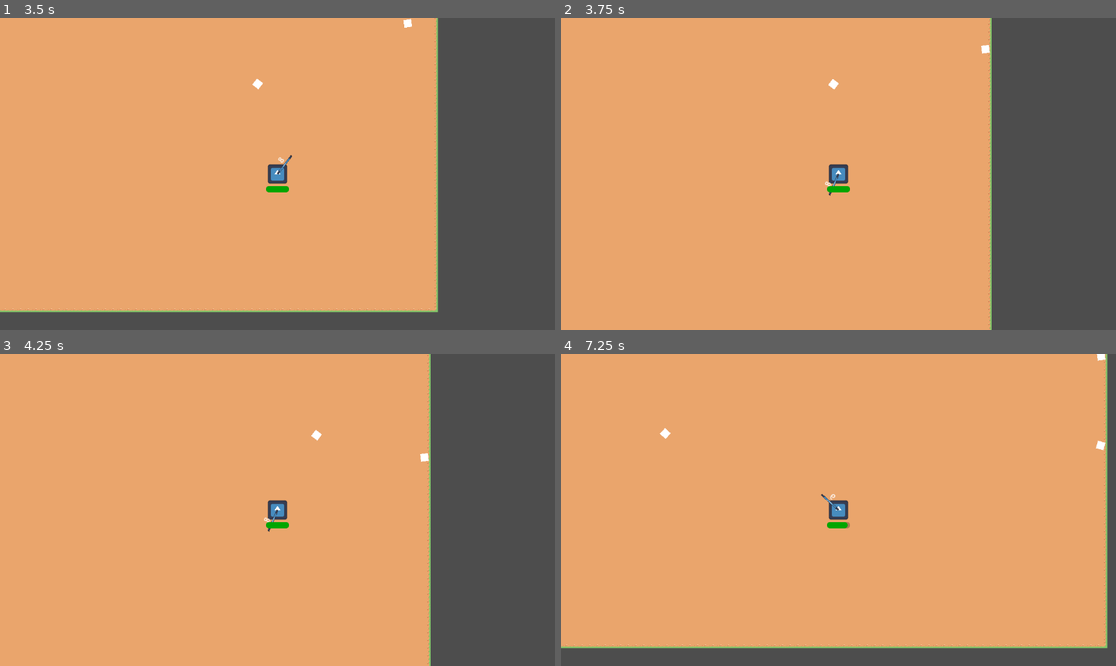
Above: before the commit, frames 1-4 (two rows, left to right).
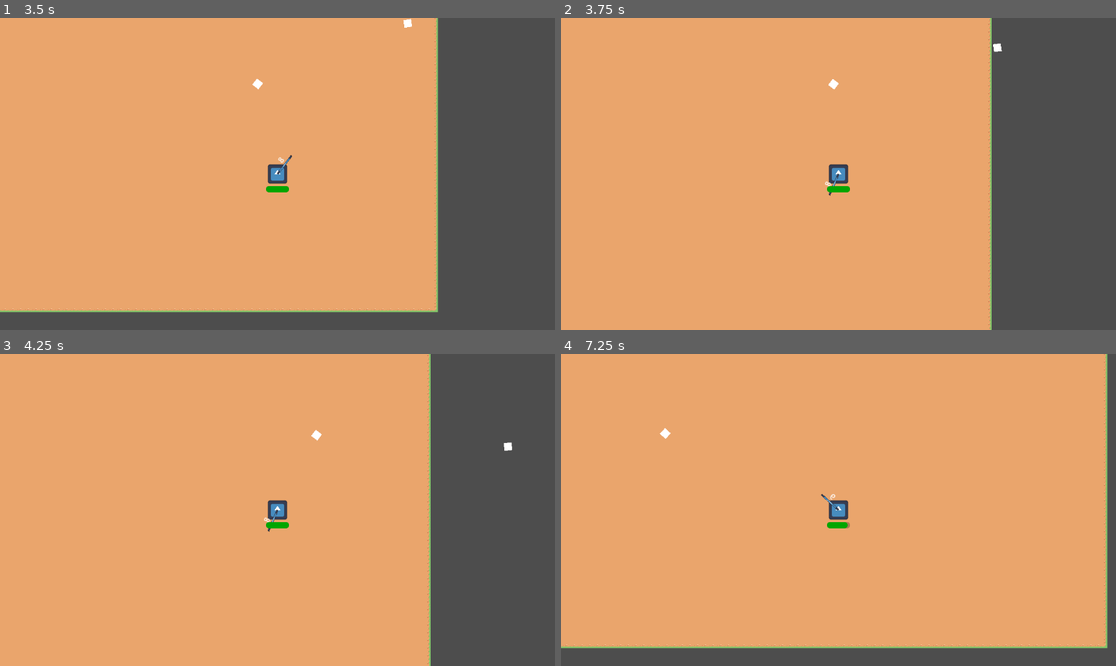
Above: after the commit, the same moments.

Repository: elloco02/gae-final-assignment
Game: Godot game, scene res://main_menu/main_menu.tscn
The game is run twice, just before and just after one commit, with the same random seed, the same clock (stepped at 60 frames per second) and the same inputs. The engine's default icon, where the game draws it, is replaced by a stand-in: a white triangle on a blue panel in a dark square.
Inputs (mouse positions are in pixels of both pictures, inside the frame that each line leads up to):
- Up to frame 1 (3.5 s): click "Start Game" at 0.5 s; tap Enter at 1.25 s; move the mouse to (399, 158) at 1.27 s; hold D (right) 1.28-2.03 s; click (399, 158) at 1.35 s; move the mouse to (166, 189) at 2.02 s; hold S (down) 2.03-2.78 s; click (166, 189) at 2.1 s; move the mouse to (333, 105) at 2.77 s; hold D (right) from 2.78 s (still down); click (333, 105) at 2.85 s
- Up to frame 2 (3.75 s): move the mouse to (810, 236) at 3.52 s; release D (right) at 3.53 s; hold W (up) from 3.53 s (still down); click (810, 236) at 3.6 s
- Up to frame 3 (4.25 s): keep holding W (up)
- Up to frame 4 (7.25 s): move the mouse to (1005, 556) at 4.27 s; release W (up) at 4.28 s; hold A (left) 4.28-5.78 s; click (1005, 556) at 4.35 s; tap R (reload) at 4.9 s; move the mouse to (672, 463) at 5.02 s; click (672, 463) at 5.1 s; tap Space at 5.75 s; move the mouse to (866, 510) at 5.77 s; hold S (down) 5.78-6.53 s; click (866, 510) at 5.85 s; move the mouse to (755, 432) at 6.52 s; hold D (right) from 6.53 s (still down); click (755, 432) at 6.6 s

Frame 1 is identical in both runs. In frame 2, less than 0.1% of the frame differs, in the area x 75-80%, y 8-12%; in frame 3, less than 0.1%, in the area x 75-93%, y 28-35%; in frame 4, less than 0.1%.

Commit message:
fix: bullet

Diff:
--- a/neues-spiel/weapon/bullet.gd
+++ b/neues-spiel/weapon/bullet.gd
@@ -1,35 +1,28 @@
 class_name Bullet
-extends CharacterBody2D
+extends Area2D
 
-@export var hitbox_component: HitboxComponent
+@export var weapon_attack: WeaponAttack
+
 var current_pierce_count: int = 0
-var damage: float
-var max_pierce: int
-var speed: float
-var weapon_attack: WeaponAttack
+
 
 func _ready():
-	if hitbox_component:
-		hitbox_component.hit_enemy.connect(on_enemy_hit)
-	# get bullet stats
-	damage = weapon_attack.damage
-	max_pierce = weapon_attack.max_pierce
-	speed = weapon_attack.speed
-	print("Bullet speed: ", speed)
+	self.area_entered.connect(_on_area_entered)
+	print("Bullet speed: ", weapon_attack.speed)
+
 
 # move bullet in shooting direction and check collisions
 func _physics_process(delta: float) -> void:
 	var direction = Vector2.RIGHT.rotated(rotation)
-	velocity = direction * speed
-	var collider = move_and_collide(velocity * delta)
-	# collision with Enemy
-	if collider and collider is Enemy:
-		on_enemy_hit()
+	var velocity = direction * weapon_attack.speed
+	position += velocity * delta
+
 
 # when Enemy is hit
-func on_enemy_hit():
-	# increase current_pierce_count
+func _on_area_entered(area: Area2D):
+	if not area is HitboxComponent:
+		return
+
 	current_pierce_count += 1
-	# destroy bullet when max_piece reached
-	if current_pierce_count >= max_pierce:
+	if current_pierce_count >= weapon_attack.max_pierce:
 		queue_free()
--- a/neues-spiel/weapon/bullet.tscn
+++ b/neues-spiel/weapon/bullet.tscn
@@ -5,7 +5,9 @@
 [sub_resource type="RectangleShape2D" id="RectangleShape2D_mkf8s"]
 size = Vector2(16, 16)
 
-[node name="Bullet" type="CharacterBody2D"]
+[node name="Bullet" type="Area2D"]
+collision_layer = 18
+collision_mask = 4
 script = ExtResource("1_mkf8s")
 
 [node name="ColorRect" type="ColorRect" parent="."]
@@ -23,9 +25,3 @@
 
 [node name="CollisionShape2D" type="CollisionShape2D" parent="."]
 shape = SubResource("RectangleShape2D_mkf8s")
-
-[node name="VisibleOnScreenNotifier2D" type="VisibleOnScreenNotifier2D" parent="."]
-position = Vector2(4.76837e-07, 4.76837e-07)
-scale = Vector2(2.4, 2.4)
-
-[connection signal="screen_exited" from="VisibleOnScreenNotifier2D" to="." method="_on_visible_on_screen_notifier_2d_screen_exited"]
--- a/neues-spiel/weapon/bullet_upgrades/weapon_attack.gd
+++ b/neues-spiel/weapon/bullet_upgrades/weapon_attack.gd
@@ -5,6 +5,8 @@
 	set(amount):
 		current_ammo = amount
 		ammo_change.emit(str(amount))
+
+
 @export var damage: float = 1.0
 @export var fire_rate: float = 0.0
 @export var max_ammo: int = 10
@@ -12,4 +14,5 @@
 @export var max_pierce: int = 1
 @export var reload_time: float = 1.0
 @export var speed: float = 300.0
+
 signal ammo_change(String)
--- a/neues-spiel/weapon/gun.gd
+++ b/neues-spiel/weapon/gun.gd
@@ -10,6 +10,7 @@
 var bullet = preload("res://weapon/bullet.tscn")
 var bullet_upgrades: Array[BaseWeaponUpgrade] = []
 
+
 func _ready() -> void:
 	# connect reload_timer signal to refill_ammo function, also call it at the start
 	reload_timer.timeout.connect(refill_ammo)
@@ -19,6 +20,7 @@
 	# loop over all bullet upgrades and apply
 	for upgrade in bullet_upgrades:
 		upgrade.apply_upgrade(weapon_attack)
+
 
 func _physics_process(_delta: float) -> void:
 	# rotate gun towards mouse position
@@ -46,6 +48,7 @@
 		print("Reload")
 		reload_ammo()
 
+
 # shoot a bullet if gun is ready to fire again
 func shoot_bullet() -> void:
 	# do nothing if shoot_timer is running
@@ -62,18 +65,22 @@
 	# start timer for fire rate, the higher the fire_rate, the faster it shoots
 	shoot_timer.start(weapon_attack.maximum_fire_rate - weapon_attack.fire_rate)
 
+
 # reload the ammo visually
 func reload_ammo() -> void:
 	# start reload timer
 	reload_timer.start(weapon_attack.reload_time)
 	# TODO: add some animation for the reload process
 
+
 # fills the current_ammo after reload_timer finishes and sends a signal
 func refill_ammo() -> void:
 	weapon_attack.current_ammo = weapon_attack.max_ammo
 
+
 func on_ammo_change(amount: String) -> void:
 	ammo_label.text = amount
+
 
 # TEMPORARY SOLUTION UNTIL WAVE MANAGEMENT IS IMPLEMENTED
 func temp_apply_upgrades() -> void:
